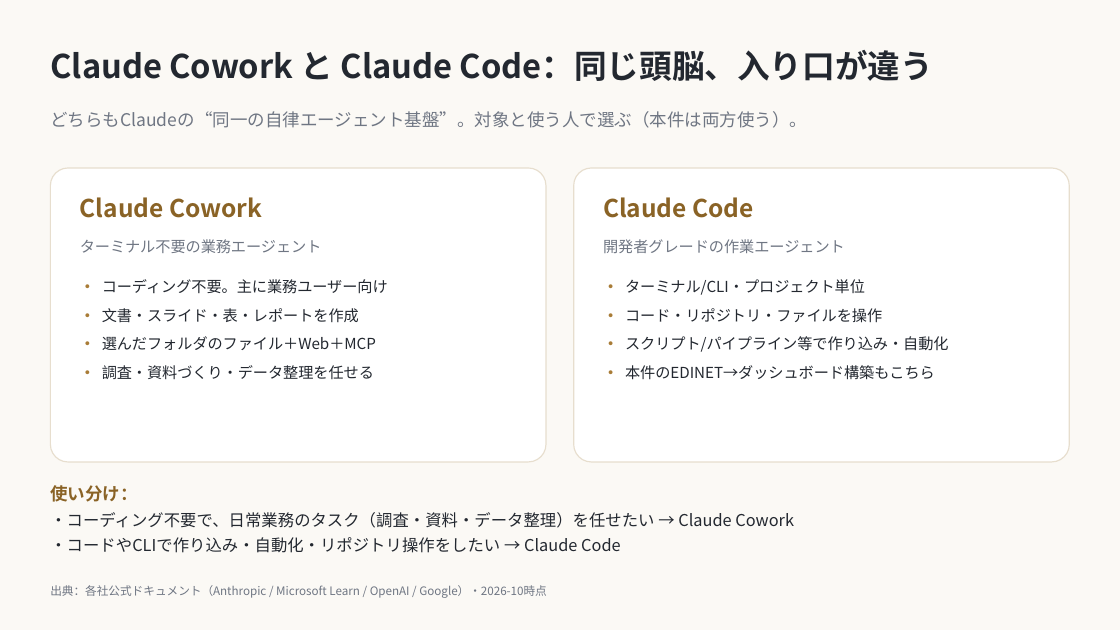
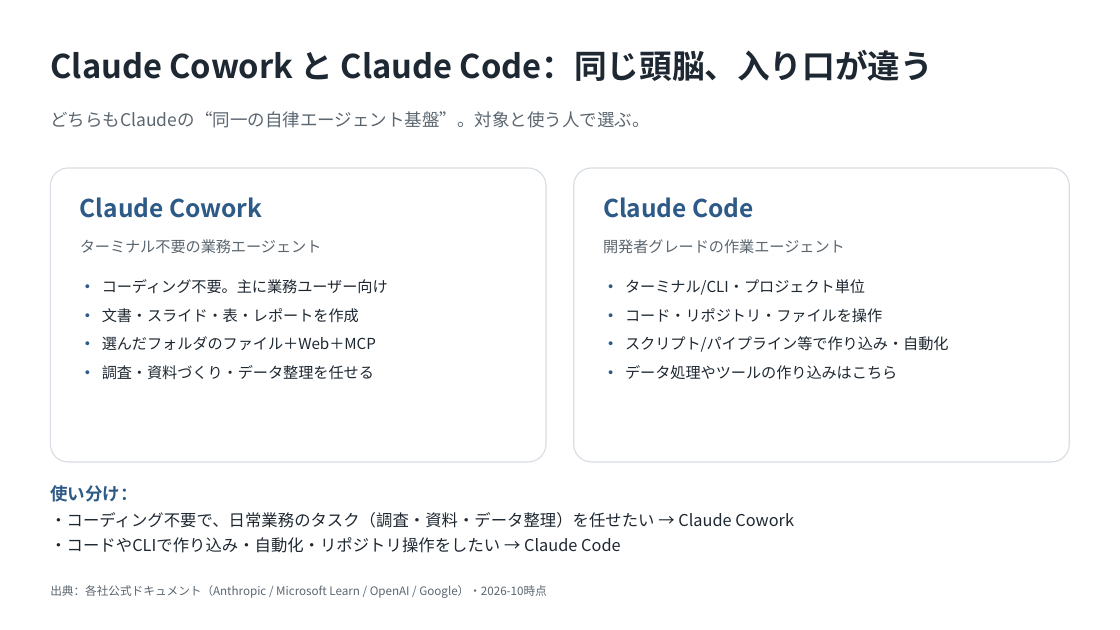
Before and after one commit to ctc-itkr/claude-hands-on, a slide deck: slide 5 of docs/03_参考資料/Copilot_Cowork_競合比較.pptx. Drawn at 1120x630 pixels with LibreOffice and Linux fonts; fonts in the diff are those of the drawing. Boxes give left, top, right and bottom in pixels: in the first picture for what was removed or moved away, otherwise in the second. Text is boxed around its words. In the diff, an @@ line names an element or a change of style, - is before the commit and + after.

```diff
--- a/docs/03_参考資料/Copilot_Cowork_競合比較.pptx
+++ b/docs/03_参考資料/Copilot_Cowork_競合比較.pptx
@@ rectangle removed at <box>0,0,1120,630</box> @@
@@ text "Claude Cowork と Claude Code：同じ頭脳、入り口が違う" at <box>50,50,933,81</box>: text colour #232830 to #1E2832 @@
@@ text at <box>50,111,649,128</box>: text changed; text colour #6F7683 to #5B6670 @@
-どちらもClaudeの“同一の自律エージェント基盤”。対象と使う人で選ぶ（本件は両方使う）。
+どちらもClaudeの“同一の自律エージェント基盤”。対象と使う人で選ぶ。
@@ rounded rectangle at <box>50,168,546,462</box>: outline #E7DECE 1 pt to #D8DEE4 1 pt @@
@@ rounded rectangle at <box>574,168,1070,462</box>: outline #E7DECE 1 pt to #D8DEE4 1 pt @@
@@ text "Claude Cowork" at <box>80,197,262,218</box>: text colour #8A6326 to #2E5A88 @@
@@ text "Claude Code" at <box>603,197,754,218</box>: text colour #8A6326 to #2E5A88 @@
@@ text "• コーディング不要。主に業務ユーザー向け" at <box>102,279,388,379</box>: text colour #A97C37 to #2E5A88 in "•", "•", "•", "•"; text colour #232830 to #1E2832 @@
@@ text at <box>625,279,949,352</box>: text colour #A97C37 to #2E5A88 in "•", "•", "•"; text colour #232830 to #1E2832 in "ターミナル/CLI・プロジェクト単位", "コード・リポジトリ・ファイルを操作", "スクリプト/パイプライン等で作り込み・自動化" @@
@@ text at <box>625,365,897,380</box>: text changed; text colour #232830 to #1E2832 @@
-• 本件のEDINET→ダッシュボード構築もこちら
+• データ処理やツールの作り込みはこちら
@@ text "使い分け：" at <box>50,485,794,553</box>: text colour #8A6326 to #2E5A88 in "使い分け："; text colour #232830 to #1E2832 @@
@@ text colour #6F7683 to #5B6670 in 3 elements at <box>80,239,322,253</box>, <box>603,239,845,253</box>, <box>50,585,547,598</box> @@
```
Also in this commit, not shown: 5 other slides changed.
